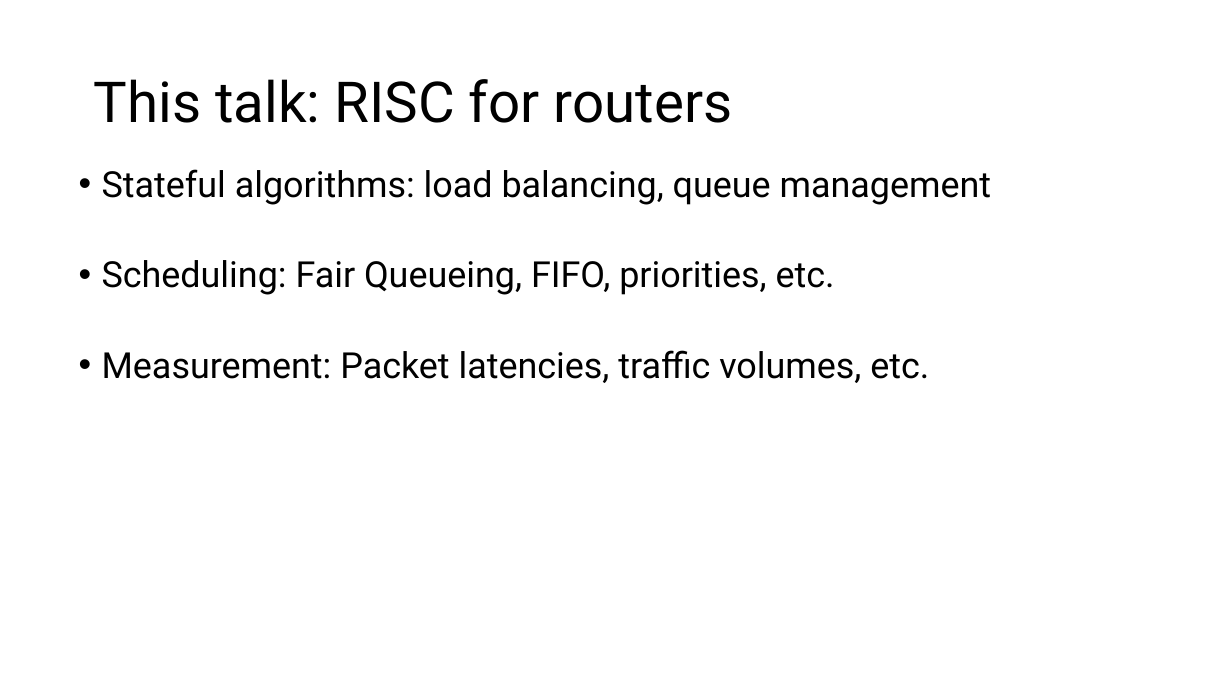
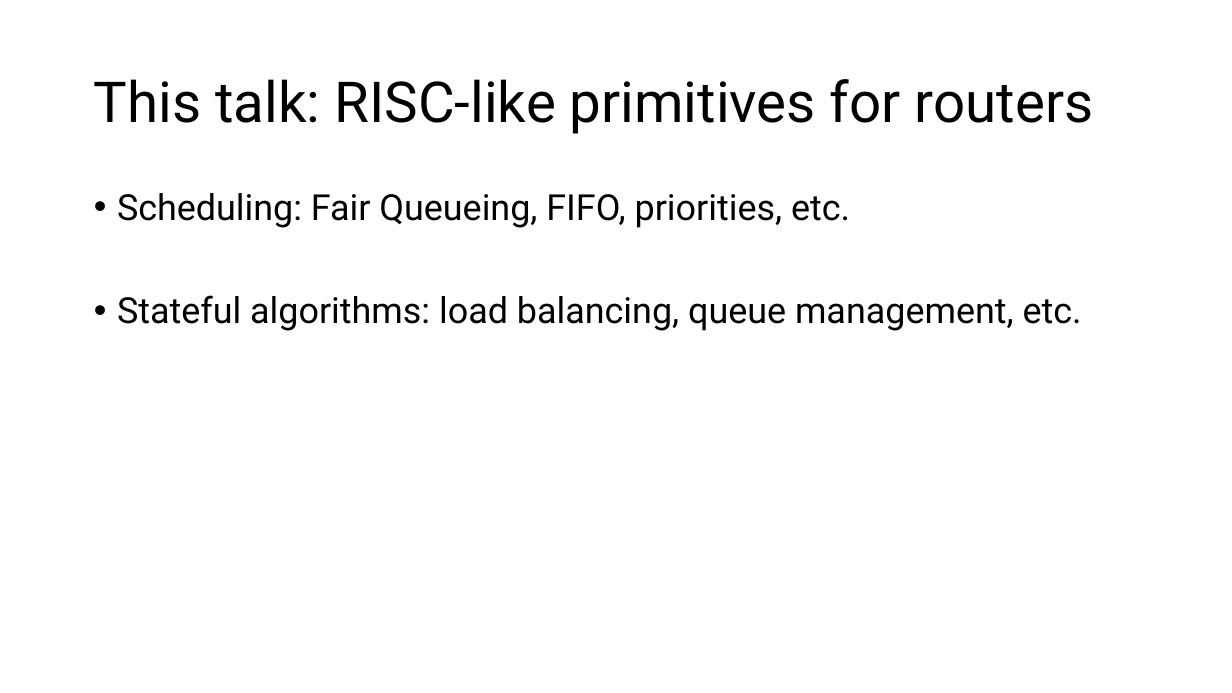
Before and after one commit to anirudhSK/pifo-domino-marple-ppts, a slide deck: slide 9 of combined_domino_pifo.pptx (slide 26 before the commit). Drawn at 1232x693 pixels with LibreOffice and Linux fonts; fonts in the diff are those of the drawing. Boxes give left, top, right and bottom in pixels: in the first picture for what was removed or moved away, otherwise in the second. Text is boxed around its words. In the diff, an @@ line names an element or a change of style, - is before the commit and + after.

```diff
--- a/combined_domino_pifo.pptx
+++ b/combined_domino_pifo.pptx
@@ title at [94, 79, 1094, 134]: text changed @@
-This talk: RISC for routers
+This talk: RISC-like primitives for routers
@@ text at [102, 169, 992, 205]: paragraph removed @@
-  • Stateful algorithms: load balancing, queue management
@@ text "Scheduling: Fair Queueing, FIFO, priorities, ...": place and size @@
-text "Scheduling: Fair Queueing, FIFO, priorities, ..." at [102, 169, 992, 383]
+text "Scheduling: Fair Queueing, FIFO, priorities, ..." at [117, 193, 1082, 331]
@@ text at [117, 193, 850, 228]: indent changed; more space between paragraphs @@
@@ text at [117, 295, 1082, 331]: text changed @@
-  • Measurement: Packet latencies, traffic volumes, etc.
+• Stateful algorithms: load balancing, queue management, etc.
```
Also in this commit, not shown: 10 other slides changed.
